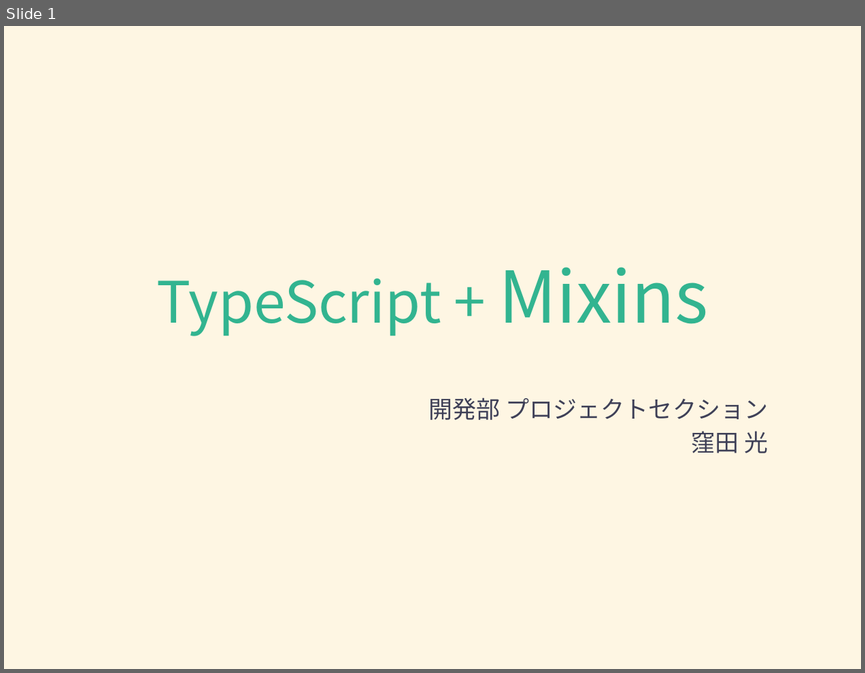
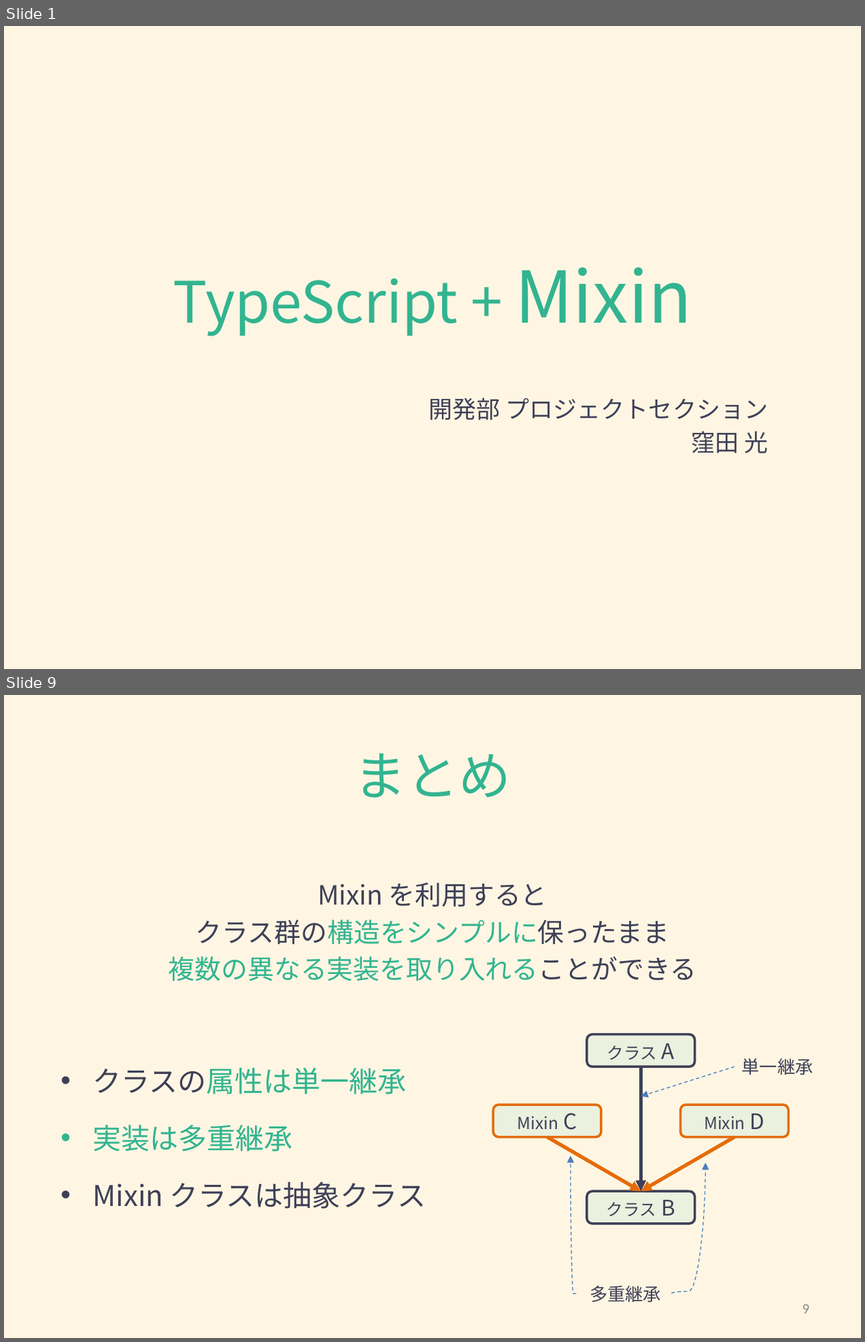
Before and after one commit to Hikari-Kubota/sandbox-todo-ts-angular, a slide deck: typescript/typescript_mixins.pptx. Shown one above the other, each under a label of ours: slide 1 before the commit, slides 1 and 9 after it; the slides between them are not shown. The pictures are 865x673 and 865x1342 pixels, drawn with LibreOffice and Linux fonts; fonts in the diff are those of the drawing. Boxes give left, top, right and bottom in pixels: in the first picture for what was removed or moved away, otherwise in the second. Text is boxed around its words. In the diff, an @@ line names an element or a change of style, - is before the commit and + after.

Commit message:
Modify typescript_mixins

```diff
--- a/typescript/typescript_mixins.pptx
+++ b/typescript/typescript_mixins.pptx
@@ slide 9 added at <box>4,695,861,1338</box>, background #FEF6E3 @@
@@ title added at <box>354,753,511,798</box>, 44 pt, text #32B490 @@
+まとめ
@@ text added at <box>169,882,696,981</box>, 22.2 pt, text #3E4057 @@
+Mixin を利用すると
+クラス群の構造をシンプルに保ったまま
+複数の異なる実装を取り入れることができる
@@ text added at <box>93,1067,426,1208</box>, 24 pt, text #3E4057 @@
+• クラスの属性は単一継承
+• 実装は多重継承
+• Mixin クラスは抽象クラス
@@ group added at <box>493,1034,813,1302</box>: 4 rounded rectangles, 4 arrows, 2 curved arrows, 2 texts @@
+クラス A
+クラス B
+Mixin C
+Mixin D
+単一継承
+多重継承
@@ page number added at <box>802,1304,810,1313</box>, 12 pt, text #8C8C8C @@
+9
@@ slide 1 changed as well @@
@@ title at <box>173,267,691,336</box>: text changed @@
-TypeScript + Mixins
+TypeScript + Mixin
```
Also in this commit, not shown: 7 other slides added, 3 other files.
